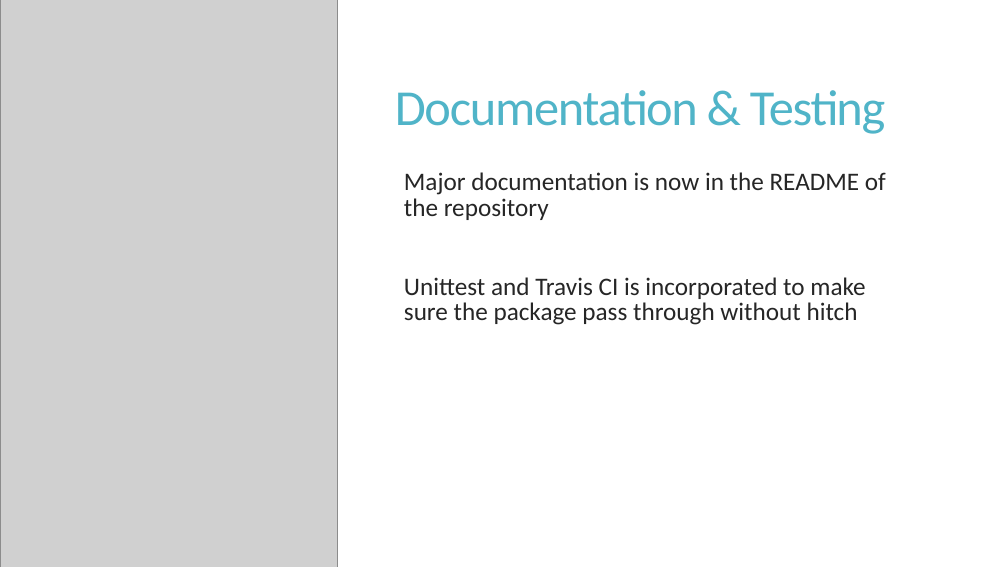
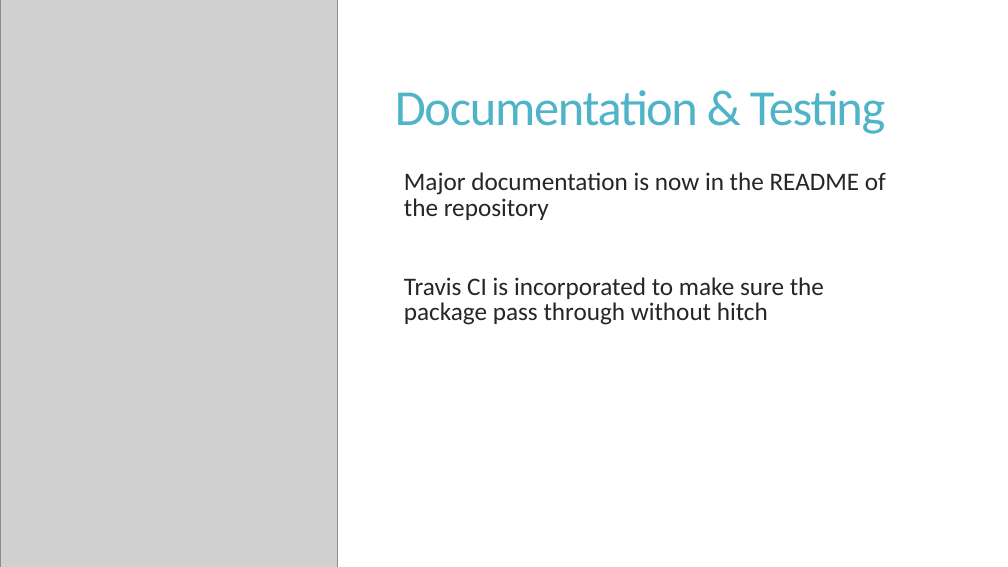
Before and after one commit to XiminHu/mass-suite, a slide deck: slide 25 of doc/20210326 ACS presentation.pptx (slide 24 before the commit). Drawn at 1008x567 pixels with LibreOffice and Linux fonts; fonts in the diff are those of the drawing; grey boxes stand for pictures. Boxes give left, top, right and bottom in pixels: in the first picture for what was removed or moved away, otherwise in the second. Text is boxed around its words. In the diff, an @@ line names an element or a change of style, - is before the commit and + after.

Commit message:
ppt update

```diff
--- a/doc/20210326 ACS presentation.pptx
+++ b/doc/20210326 ACS presentation.pptx
@@ text at (404,277,824,325): text changed @@
-  Unittest and Travis CI is incorporated to make sure the package pass through without hitch
+  Travis CI is incorporated to make sure the package pass through without hitch
```
Also in this commit, not shown: 3 other slides changed, 1 slide added.
